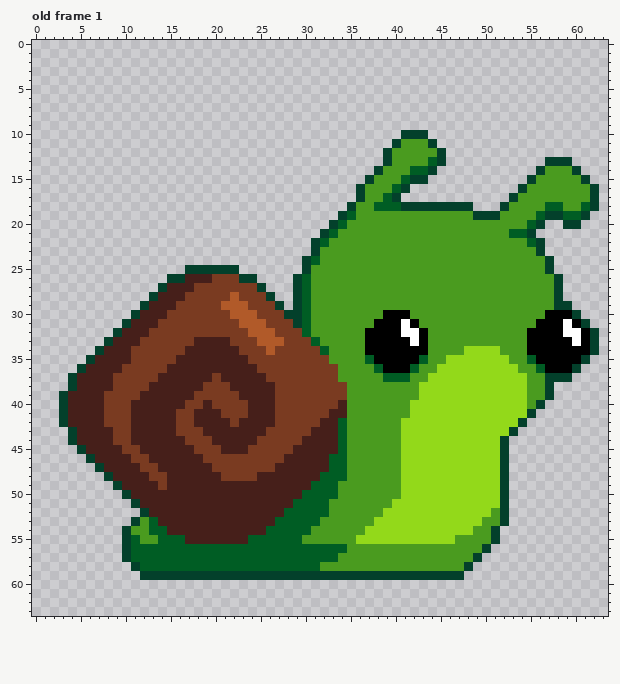
Pixel-art file -- WIP assets/playerBaseSnail.aseprite. This is how it looked before the edit.
64x64 pixels, 1 frame. Shown: old frame 1. The commit also changed other frames, which this record leaves out.
After:
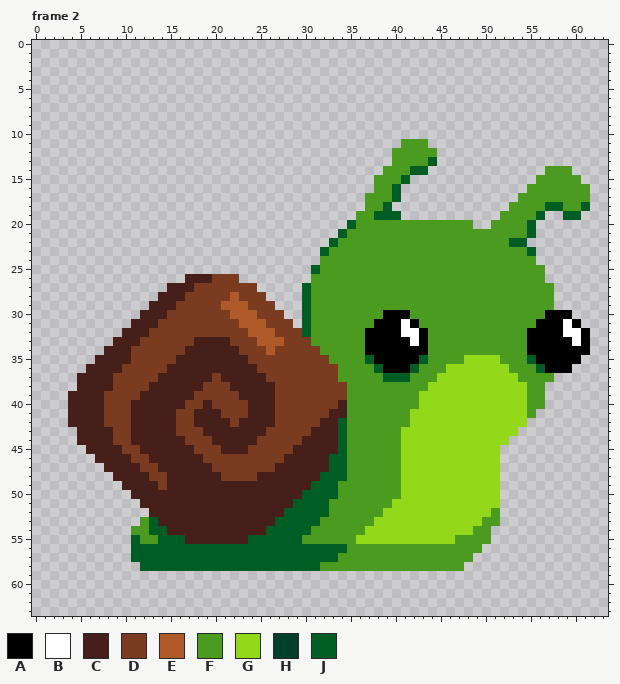
Palette (. is transparent): A #000000  B #ffffff  C #461f1a  D #7a3b21  E #b15a29  F #4a9b1f  G #93d91a  H #03402b  J #005d24
A new or re-ordered frame is compared with the old frame closest to it.
Difference:
frames 1 -> 6
layer "Flattened" now hidden
--- frame 2 is new; against old frame 1
@@ x 0..63 @@
  9 ................................................................
-10 .........................................HHH....................
-11 ........................................HFFFH...................
-12 .......................................HFFFFFH..................
-13 .......................................HFFFFJH...........HHH....
-14 ......................................HFFFJJH...........HFFFH...
-15 .....................................HFFFJHH...........HFFFFFH..
-16 ....................................HFFFJH............HFFFFFFFH.
-17 ....................................HFFJH............HFFFFFFFFH.
-18 ...................................HFFJJJHHHHHHHH...HFFFFJJFFJH.
-19 ..................................HJFFFFFFFFFFFFFHHHFFFFJHHJJH..
-20 .................................HJFFFFFFFFFFFFFFFFFFFFJH..HH...
-21 ................................HJFFFFFFFFFFFFFFFFFFFJJH........
-22 ...............................HJFFFFFFFFFFFFFFFFFFFFFFJH.......
-23 ...............................HFFFFFFFFFFFFFFFFFFFFFFFFH.......
-24 ..............................HJFFFFFFFFFFFFFFFFFFFFFFFFFH......
-25 .................HHHHHH.......HFFFFFFFFFFFFFFFFFFFFFFFFFFH......
-26 ...............HHCCCDDDHH....HJFFFFFFFFFFFFFFFFFFFFFFFFFFFH.....
-27 ..............HCCCDDDDDDDH...HJFFFFFFFFFFFFFFFFFFFFFFFFFFFH.....
-28 .............HCCCDDDDDEDDDH..HJFFFFFFFFFFFFFFFFFFFFFFFFFFFH.....
-29 ............HCCCDDDDDEEEDDDH.HJFFFFFFFFFFFFFFFFFFFFFFFFFFFHH....
-30 ...........HCCCDDDDDDDEEEDDDHHJFFFFFFFFAAAFFFFFFFFFFFFFFFAAAH...
-31 ..........HCCCDDDDDDDDDEEEDDDHJFFFFFFFAAABAFFFFFFFFFFFFFAAABAH..
-32 .........HCCCDDDDDDDDDDDEEEDDDJFFFFFFAAAABBAFFFFFFFFFFFAAAABBAH.
-33 ........HCCCDDDDDDCCCCDDDEEEDDDJFFFFFAAAAABAFFFFFFFFFFFAAAAABAH.
-34 .......HCCCDDDDDDCCCCCCDDDEDDDDDJFFFFAAAAAAAFFFFGGGGFFFAAAAAAAH.
-35 ......HCCCCDDDDDCCCCCCCCDDDDDDDDDFFFFJAAAAAJFFGGGGGGGFFJAAAAAH..
-36 .....HCCCCDDDDDCCCCCCCCCCDDDDDDDDDFFFFJAAAJFFGGGGGGGGGFFJAAAH...
-37 ....HCCCCDDDDDCCCCCCDCCCCCDDDDDDDDFFFFFJJJFFGGGGGGGGGGGFFHHH....
-38 ....HCCCCDDDDCCCCCCDDDCCCCCDDDDDDDDFFFFFFFFGGGGGGGGGGGGFFH......
-39 ...HCCCCDDDDCCCCCCDDDDDCCCCDDDDDDDDFFFFFFFFGGGGGGGGGGGGFFH......
-40 ...HCCCCDDDCCCCCCDDCDDDDCCCDDDDDDDCFFFFFFFGGGGGGGGGGGGGFH.......
-41 ...HCCCCDDDCCCCCDDCCCDDDCCCDDDDDDCCFFFFFFFGGGGGGGGGGGGGH........
-42 ...HCCCCDDDCCCCCDDCCCCDCCCCDDDDDCCJFFFFFFGGGGGGGGGGGGGH.........
-43 ....HCCCCDDCCCCCDDDCCCCCCCDDDDDCCCJFFFFFFGGGGGGGGGGGGH..........
-44 ....HCCCCDDCCCCCCDDDCCCCCDDDDDCCCCJFFFFFFGGGGGGGGGGGH...........
-45 .....HCCCCDDCCCCCCDDDCCCDDDDDCCCCCJFFFFFFGGGGGGGGGGGH...........
-46 ......HCCCCDDCCCCCCDDDDDDDDDCCCCCJJFFFFFFGGGGGGGGGGGH...........
-47 .......HCCCCDDCCCCCCDDDDDDDCCCCCCJJFFFFFFGGGGGGGGGGGH...........
-48 ........HCCCCDDCCCCCCDDDDCCCCCCCJJJFFFFFFGGGGGGGGGGGH...........
-49 .........HCCCCDCCCCCCCCCCCCCCCCJJJFFFFFFFGGGGGGGGGGGH...........
-50 ..........HCCCCCCCCCCCCCCCCCCCJJJJFFFFFFFGGGGGGGGGGGH...........
-51 ...........HCCCCCCCCCCCCCCCCCJJJJFFFFFFFGGGGGGGGGGGGH...........
-52 ............HCCCCCCCCCCCCCCCJJJJJFFFFFFGGGGGGGGGGGGFH...........
-53 ...........HFJCCCCCCCCCCCCCJJJJJFFFFFFGGGGGGGGGGGGFFH...........
-54 ..........HFFJJCCCCCCCCCCCJJJJJFFFFFFGGGGGGGGGGGGFFH............
-55 ..........HJFFJJJCCCCCCCJJJJJJFFFFFFGGGGGGGGGGGFFFFH............
-56 ..........HJJJJJJJJJJJJJJJJJJJJJJJJFFFFFFFFFFFFFFFH.............
-57 ..........HJJJJJJJJJJJJJJJJJJJJJJJFFFFFFFFFFFFFFFH..............
-58 ...........HJJJJJJJJJJJJJJJJJJJJFFFFFFFFFFFFFFFFH...............
-59 ............HHHHHHHHHHHHHHHHHHHHHHHHHHHHHHHHHHHH................
+10 ................................................................
+11 .........................................FFF....................
+12 ........................................FFFFF...................
+13 ........................................FFFFJ...................
+14 .......................................FFFJJ.............FFF....
+15 ......................................FFFJ..............FFFFF...
+16 ......................................FFJ..............FFFFFFF..
+17 .....................................FFFJ.............FFFFFFFF..
+18 .....................................FFJ.............FFFFJJFFJ..
+19 ....................................FFJJJ...........FFFFJ..JJ...
+20 ...................................JFFFFFFFFFFFFF..FFFFJ........
+21 ..................................JFFFFFFFFFFFFFFFFFFFFJ........
+22 .................................JFFFFFFFFFFFFFFFFFFFJJ.........
+23 ................................JFFFFFFFFFFFFFFFFFFFFFFJ........
+24 ................................FFFFFFFFFFFFFFFFFFFFFFFF........
+25 ...............................JFFFFFFFFFFFFFFFFFFFFFFFFF.......
+26 .................CCCDDD........FFFFFFFFFFFFFFFFFFFFFFFFFF.......
+27 ...............CCCDDDDDDD.....JFFFFFFFFFFFFFFFFFFFFFFFFFFF......
+28 ..............CCCDDDDDEDDD....JFFFFFFFFFFFFFFFFFFFFFFFFFFF......
+29 .............CCCDDDDDEEEDDD...JFFFFFFFFFFFFFFFFFFFFFFFFFFF......
+30 ............CCCDDDDDDDEEEDDD..JFFFFFFFFAAAFFFFFFFFFFFFFFFAAA....
+31 ...........CCCDDDDDDDDDEEEDDD.JFFFFFFFAAABAFFFFFFFFFFFFFAAABA...
+32 ..........CCCDDDDDDDDDDDEEEDDDJFFFFFFAAAABBAFFFFFFFFFFFAAAABBA..
+33 .........CCCDDDDDDCCCCDDDEEEDDDFFFFFFAAAAABAFFFFFFFFFFFAAAAABA..
+34 ........CCCDDDDDDCCCCCCDDDEDDDDDFFFFFAAAAAAAFFFFFFFFFFFAAAAAAA..
+35 .......CCCCDDDDDCCCCCCCCDDDDDDDDDFFFFJAAAAAJFFFFGGGGFFFJAAAAA...
+36 ......CCCCDDDDDCCCCCCCCCCDDDDDDDDDFFFFJAAAJFFFGGGGGGGFFFJAAA....
+37 .....CCCCDDDDDCCCCCCDCCCCCDDDDDDDDFFFFFJJJFFFGGGGGGGGGFFFF......
+38 .....CCCCDDDDCCCCCCDDDCCCCCDDDDDDDDFFFFFFFFFGGGGGGGGGGGFF.......
+39 ....CCCCDDDDCCCCCCDDDDDCCCCDDDDDDDDFFFFFFFFGGGGGGGGGGGGFF.......
+40 ....CCCCDDDCCCCCCDDCDDDDCCCDDDDDDDCFFFFFFFFGGGGGGGGGGGGFF.......
+41 ....CCCCDDDCCCCCDDCCCDDDCCCDDDDDDCCFFFFFFFGGGGGGGGGGGGGF........
+42 ....CCCCDDDCCCCCDDCCCCDCCCCDDDDDCCJFFFFFFFGGGGGGGGGGGGG.........
+43 .....CCCCDDCCCCCDDDCCCCCCCDDDDDCCCJFFFFFFGGGGGGGGGGGGG..........
+44 .....CCCCDDCCCCCCDDDCCCCCDDDDDCCCCJFFFFFFGGGGGGGGGGGG...........
+45 ......CCCCDDCCCCCCDDDCCCDDDDDCCCCCJFFFFFFGGGGGGGGGGG............
+46 .......CCCCDDCCCCCCDDDDDDDDDCCCCCJJFFFFFFGGGGGGGGGGG............
+47 ........CCCCDDCCCCCCDDDDDDDCCCCCCJJFFFFFFGGGGGGGGGGG............
+48 .........CCCCDDCCCCCCDDDDCCCCCCCJJJFFFFFFGGGGGGGGGGG............
+49 ..........CCCCDCCCCCCCCCCCCCCCCJJJFFFFFFFGGGGGGGGGGG............
+50 ...........CCCCCCCCCCCCCCCCCCCJJJJFFFFFFFGGGGGGGGGGG............
+51 ............CCCCCCCCCCCCCCCCCJJJJFFFFFFFGGGGGGGGGGGG............
+52 .............CCCCCCCCCCCCCCCJJJJJFFFFFFGGGGGGGGGGGGF............
+53 ............FJCCCCCCCCCCCCCJJJJJFFFFFFGGGGGGGGGGGGFF............
+54 ...........FFJJCCCCCCCCCCCJJJJJFFFFFFGGGGGGGGGGGGFF.............
+55 ...........JFFJJJCCCCCCCJJJJJJFFFFFFGGGGGGGGGGGFFFF.............
+56 ...........JJJJJJJJJJJJJJJJJJJJJJJJFFFFFFFFFFFFFFF..............
+57 ...........JJJJJJJJJJJJJJJJJJJJJJJFFFFFFFFFFFFFFF...............
+58 ............JJJJJJJJJJJJJJJJJJJJFFFFFFFFFFFFFFFF................
+59 ................................................................
 60 ................................................................
Changed places in both pictures, as pixel boxes (x1, y1, x2, y2):
changed: (59, 130, 599, 580)
